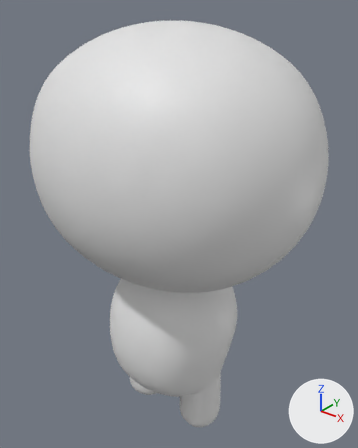
One commit to the Blender file fox-v1.blend: the scene before it, then after it.
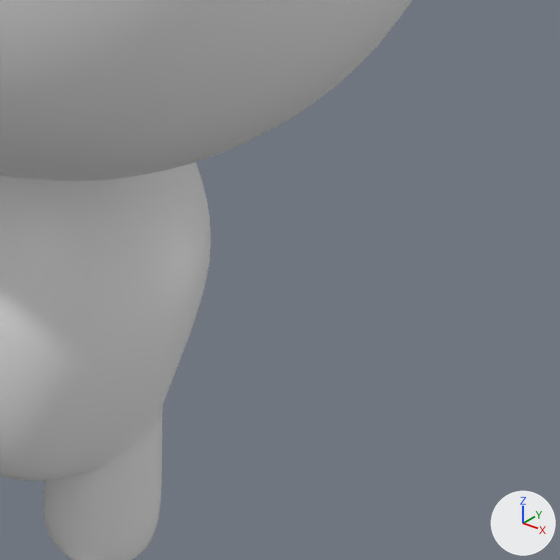
The first picture shows the older version from a 50 mm camera at (1.85, -2.29, 0.98) aimed at (-0.03, 0.06, -0.48). The close-ups show both versions on the part from 46% to 100% of the width and 51% to 95% of the height of that picture; other places that the commit changed are outside them. Lighting does not change. The marker at lower right points along +X, +Y and +Z.
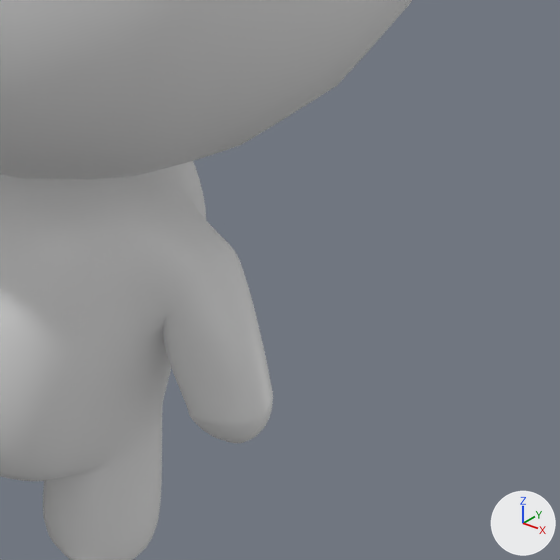
The edits, one by one:
me_cube is used by ob_cube; location (-0.024, 0.0, -1.288); scale (-0.577, -0.577, -0.577).
me_cube had 88 vertices, 76 faces and spanned x -0.8..0.0, y -0.84..0.84, z -1.1..1.25.
me_cube now has 143 vertices, 128 faces and spans x -1.26..0.0, y -0.84..0.84, z -1.1..1.25.
Part 1, on me_cube:
5 vertices are removed from x -0.78..-0.57, y -0.33..0.34, z -0.74..-0.03.
16 faces are deleted.
5 vertices move from x -0.8..-0.5, y -0.32..0.5, z -0.78..-0.04 to x -0.77..-0.61, y -0.25..0.5, z -0.75..-0.14.
60 vertices are added at x -1.26..-0.61, y -0.22..0.22, z -0.7..0.3.
68 new faces join them.

What differs and where, as boxes (x1, y1, x2, y2) in the close-ups (560 x 560 px):
'Cube', reshaped: before (0, 162, 211, 560); after (0, 161, 273, 560)
part 1 of me_cube, built on: before (132, 162, 211, 403); after (132, 161, 273, 442)
